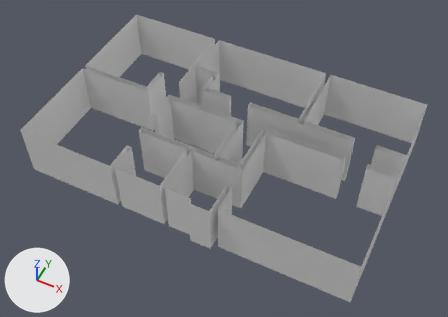
The Blender file Assets/Models/Blend/HouseMK2.blend: old version first, new version second.
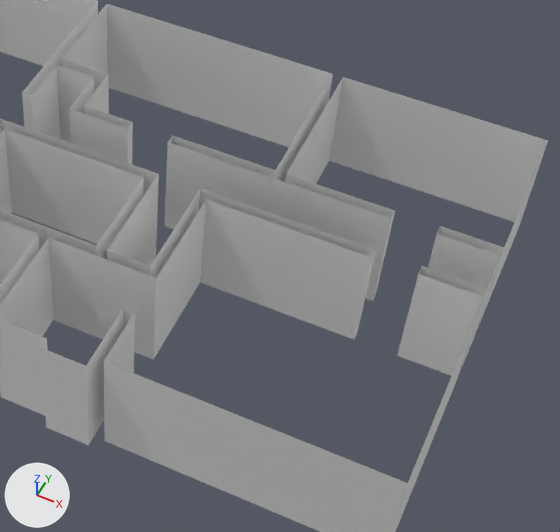
Each version is shown whole from a camera (50 mm lens) standing at (6.81, -13.94, 18.48) and looking at (-0.36, 0.38, 0.57), then close up on the part from 38% to 97% of the width and 12% to 91% of the height. Lighting does not change. The marker at lower left points along +X, +Y and +Z. The same objects are shown in both versions, whatever each file hides.

The older version as bpy lines, for what is in view:
```python
me_plane_012 = bpy.data.meshes.new('Plane.012')
me_plane_012.from_pydata(...)  # 228 vertices, 115 faces; spans x -7.0..6.0, y -3.2..5.0, z 0.0..2.2
# before: 110 (0.9, -3.2, 0.0) at pixel (88, 445), 111 (0.1, -3.2, 0.0) at pixel (46, 427), 222 (0.9, -3.2, 2.2) at pixel (86, 365), 223 (0.1, -3.2, 2.2) at pixel (40, 347)
ob_walls = bpy.data.objects.new('Walls', me_plane_012)
ob_walls.location = (0.0, 0.0, 0.0)
```
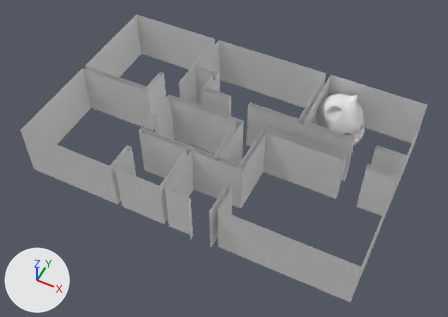
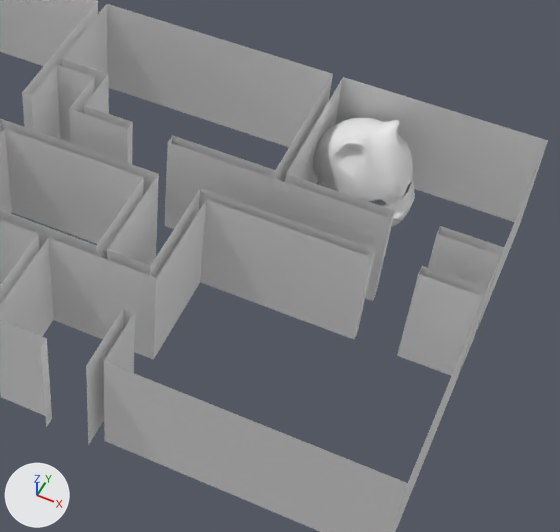
Where the change shows, as pixel boxes [x1, y1, x2, y2] in the close-ups (560 x 532 px):
'cat', added: after [313, 118, 415, 227]
part 1 of me_plane_012, deleted: before [41, 348, 88, 445]

What changed in the scene script:
```text
Change me_plane_012:
    where me_plane_012.from_pydata(...)  # 228 vertices, 115 faces; spans x -7.0..6.0, y -3.2..5.0, z 0.0..2.2
    used by ob_walls; location = (0.0, 0.0, 0.0)
    verts and faces of me_plane_012; kept vertices keep their numbers, new ones are numbered from 228
    me_plane_012 part 1
    add delete_faces([(110, 111, 223, 222)])
Add me_sphere:
    me_sphere.from_pydata(...)  # 261 vertices, 260 faces; spans x 0.0..0.76, y -1.22..1.0, z -1.12..1.13
    me_sphere.polygons.foreach_set('use_smooth', [True] * 260)
Add ob_cat:
    ob_cat = bpy.data.objects.new('cat', me_sphere)
    ob_cat.location = (3.0, 4.0, 1.0)
    ob_cat.rotation_euler = (0.0, 0.0, 1.006)  # degrees (0, 0, 58)
    _m = ob_cat.modifiers.new('Mirror', 'MIRROR')
    _m.use_clip = True
    _m = ob_cat.modifiers.new('Bevel', 'BEVEL')
```
